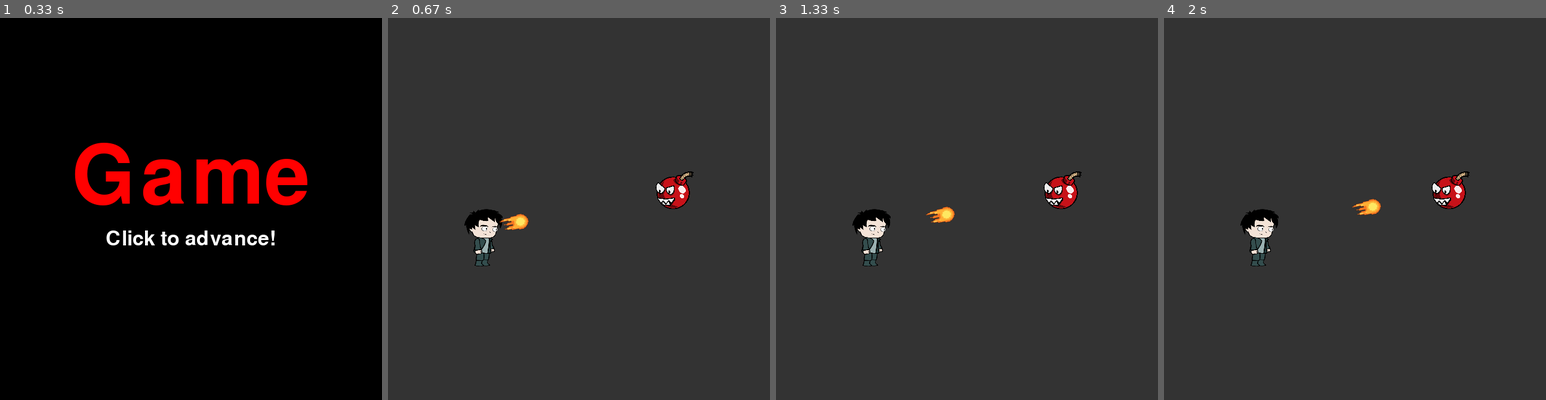
Above: before the commit, frames 1-4 (left to right).
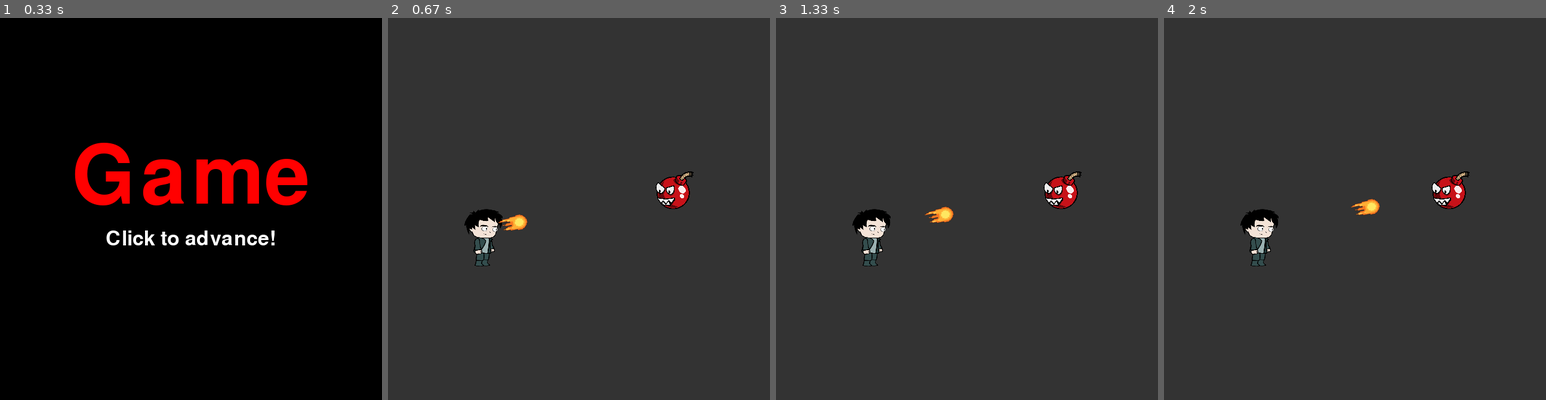
Above: after the commit, the same moments.

Repository: VagishVela/project-pygames
Game: pygame game, started from main.py
Two runs of this game, one before a commit and one after it. Both use one fixed random seed, a clock stepped at 60 frames per second and the inputs below.
Inputs (mouse positions are in pixels of both pictures, inside the frame that each line leads up to):
- Up to frame 1 (0.33 s): no input
- Up to frame 2 (0.67 s): click (579, 209) at 0.38 s
- Up to frame 3 (1.33 s): no input
- Up to frame 4 (2 s): no input

Frame 1 is identical in both runs. In frame 2, 0.1% of the frame differs, in the area x 28-37%, y 51-56%; in frame 3, 0.1%; in frame 4, 0.1%.

Commit message:
Projectile Collision

Diff:
--- a/game/entities/enemy.py
+++ b/game/entities/enemy.py
@@ -4,14 +4,21 @@
 
 
 class Enemy(Sprite):
-    def __init__(self, x, y):
+    def __init__(self, x, y, scale=(32, 32)):
         super().__init__()
         self.image = pygame.transform.scale(
-            pygame.image.load("assets/enemy.png"), (32, 32)
+            pygame.image.load("assets/enemy.png"), scale
         )
         self.pos = x, y
         self.rect = self.image.get_rect()
+        self.abilities = {
+            "attack": 5,
+            "damage": 30,
+            "health": 70,
+        }
         self.visible = True
+    def take_damage(self, player_abilities):
+        pass
 
     def draw(self, screen: Surface):
         screen.blit(self.image, self.pos)
--- a/game/entities/player.py
+++ b/game/entities/player.py
@@ -11,12 +11,20 @@
         )
         self.pos = self.image.get_width() / 2, self.image.get_height() / 2
         self.rect = self.image.get_rect()
+        self.abilities = {
+            "attack": 3,
+            "damage": 20,
+            "health": 100,
+        }
 
-    def draw(self, screen: Surface):
-        screen.blit(
-            self.image,
-            (
-                screen.get_width() / 2 - self.pos[0],
-                screen.get_height() / 2 - self.pos[1],
-            ),
-        )
+    def draw(self, screen: Surface, world_spece=False):
+        if not world_spece:
+            screen.blit(
+                self.image,
+                (
+                    screen.get_width() / 2 - self.pos[0],
+                    screen.get_height() / 2 - self.pos[1],
+                ),
+            )
+        else:
+            screen.blit(self.image, (self.pos[0], self.pos[1]))
--- a/game/views/battle.py
+++ b/game/views/battle.py
@@ -3,6 +3,8 @@
 import pygame
 from pygame import Surface
 from pygame.sprite import Sprite
+from game.entities.enemy import Enemy
+from game.entities.player import Player
 from views import View
 import math
 
@@ -13,28 +15,22 @@
     def __init__(self, *args, **kwargs):
         super().__init__(*args, **kwargs)
         self.my_turn = True
-        self.player_pos = [self.width*0.2, self.height*0.5]
-        self.player_image = pygame.transform.scale(
-            pygame.image.load("assets/player.png"), (64, 96)
-        )
-        self.player_abilities = {
-            "attack": 3,
-            "damage": 20,
-            "health": 100,
-        }
-        self.enemy_pos = [self.width*0.7, self.height*0.4]
-        self.enemy_image = pygame.transform.scale(
-            pygame.image.load("assets/enemy.png"), (64, 64)
-        )
-        self.enemy_abilities = {
-            "attack": 5,
-            "damage": 30,
-            "health": 70,
-        }
+
+        self.player = Player()
+        self.player.pos = (self.width*0.2, self.height*0.5)
+
+        self.enemy = Enemy(self.width*0.7, self.height*0.4, (64, 64))
+        print(self.enemy.rect)
         self.projectiles = []
         self.player_attack()
 
     def on_update(self):
+        for projectile in self.projectiles:
+            projectile.update()
+            if projectile.check_collision(self.enemy):
+                print("COLLIDEDDD")
+                self.enemy.take_damage(self.player.abilities)
+
         for event in pygame.event.get():
             print("EVENT")
             if event.type == pygame.KEYDOWN:
@@ -49,34 +45,47 @@
     def player_attack(self):
         # play some Attack animation
         projectile_direction = (
-            self.enemy_pos[0] - self.player_pos[0],
-            self.enemy_pos[1] - self.player_pos[1],
+            (self.enemy.pos[0] + self.enemy.rect[0]/2) - self.player.pos[0],
+            (self.enemy.pos[1] + self.enemy.rect[1]/2) - self.player.pos[1],
         )
-        self.projectiles.append(Projectile(self.player_pos, projectile_direction))
+        self.projectiles.append(Projectile(self.player.pos, projectile_direction))
+
+    def player_dodge(self):
+        pass
 
     def on_draw(self):
         self.screen.fill("#333333")
-        self.screen.blit(self.player_image, (self.player_pos[0], self.player_pos[1]))
-        self.screen.blit(self.enemy_image, (self.enemy_pos[0], self.enemy_pos[1]))
+        self.player.draw(self.screen, True)
+        self.enemy.draw(self.screen)
         for projectile in self.projectiles:
-            projectile.update()
             projectile.draw(self.screen)
 
     def on_click(self):
         pass
 
 class Projectile(Sprite):
-    def __init__(self, pos: tuple[int, int] | list[int, int], direction: tuple[int, int]) -> None:
+    def __init__(self, pos: tuple[int, int] | list[int, int], direction: tuple[int, int], is_mine=True) -> None:
         self.x, self.y = pos
         self.direction = direction
+        self.is_mine = is_mine
         self.speed = 5
         self.image = pygame.transform.rotozoom(
             pygame.image.load("assets/fireball_1.png"),
             -math.degrees(math.atan2(self.direction[1], self.direction[0])),
             1.5
         )
+
     def update(self):
         self.x += self.direction[0] * self.speed * 0.001
         self.y += self.direction[1] * self.speed * 0.001
+
     def draw(self, screen: Surface):
         screen.blit(self.image, (self.x, self.y))
+
+    def check_collision(self, enemy: Enemy):
+        return not (
+            self.x < enemy.pos[0] or
+            self.x > enemy.pos[0]+enemy.rect.w or
+            self.y < enemy.pos[1] or
+            self.y > enemy.pos[1]+enemy.rect.h
+        )
